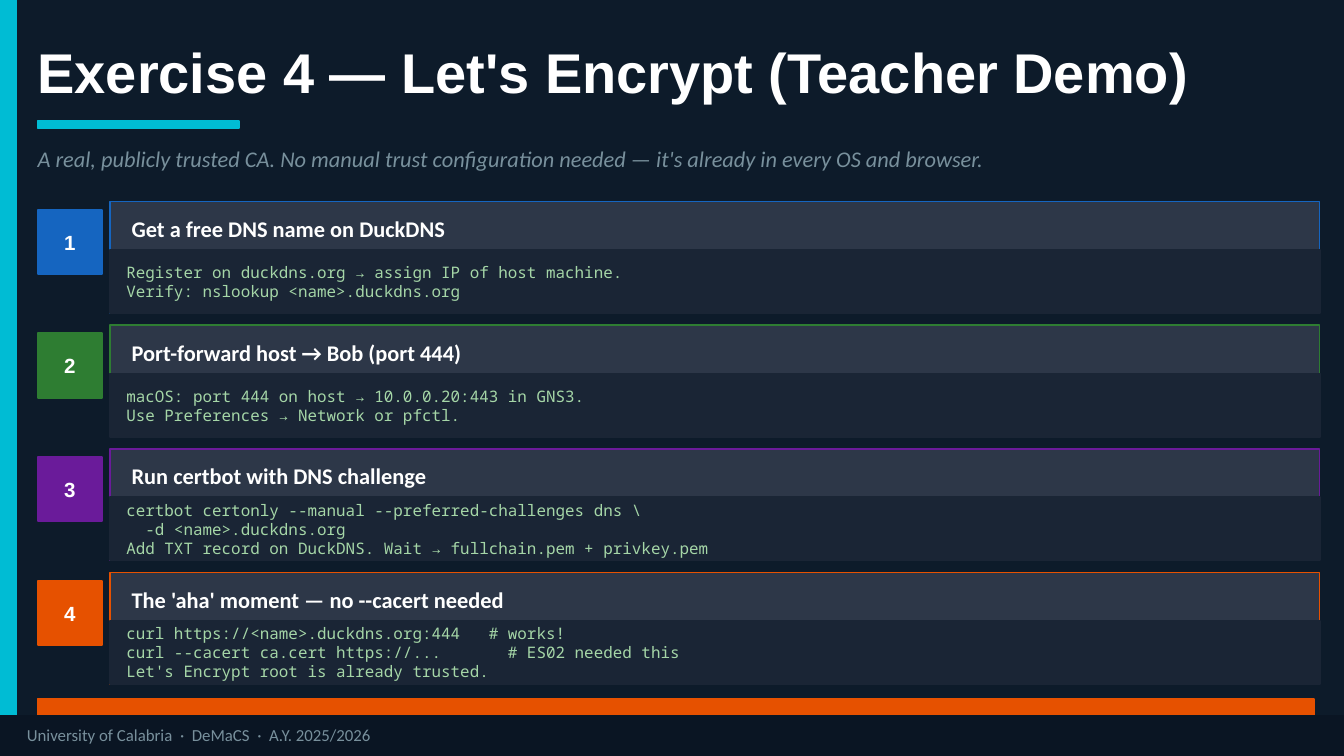
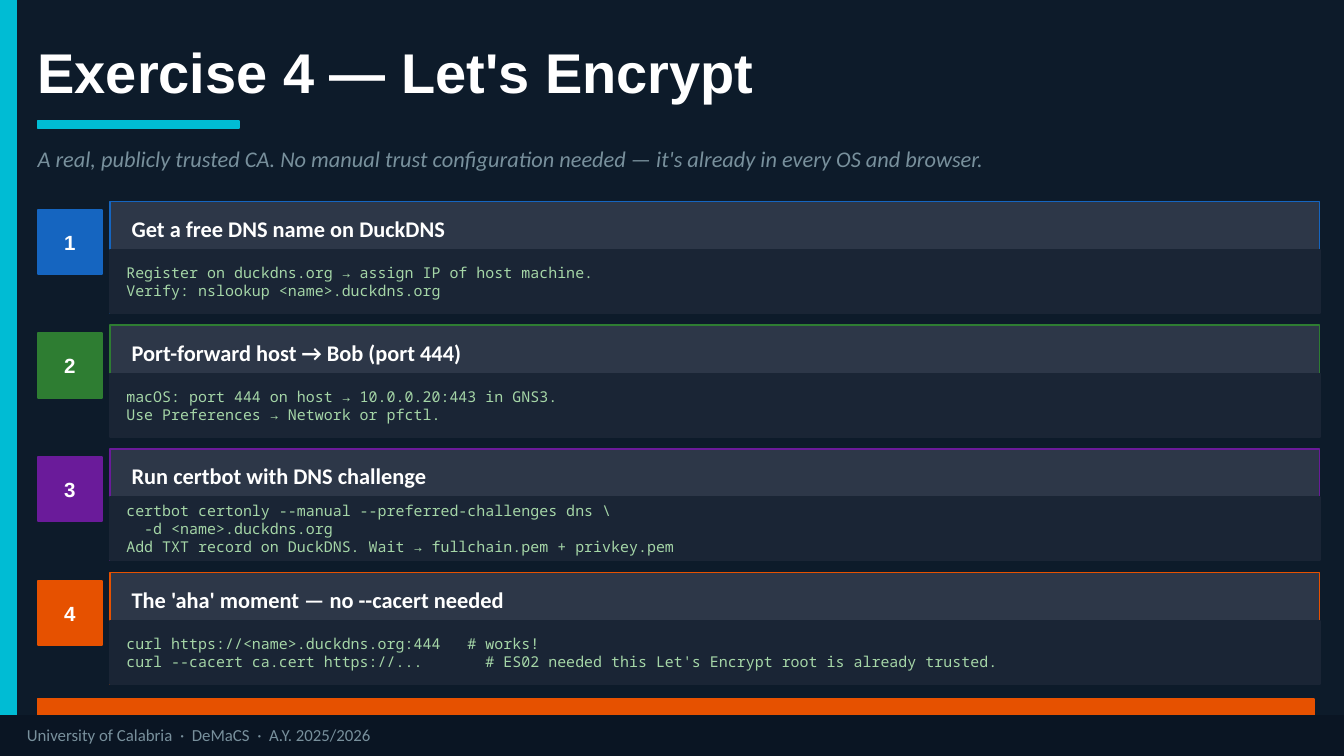
Before and after one commit to DeMaCS-UNICAL/NetworkSecurity, a slide deck: slide 11 of lab/Session_03_TLS/Lab_03_Slides_2026_v2.pptx. Drawn at 1344x756 pixels with LibreOffice and Linux fonts; fonts in the diff are those of the drawing. Boxes give left, top, right and bottom in pixels: in the first picture for what was removed or moved away, otherwise in the second. Text is boxed around its words. In the diff, an @@ line names an element or a change of style, - is before the commit and + after.

Commit message:
up

```diff
--- a/lab/Session_03_TLS/Lab_03_Slides_2026_v2.pptx
+++ b/lab/Session_03_TLS/Lab_03_Slides_2026_v2.pptx
@@ text at (38,52,753,103): text changed @@
-Exercise 4 — Let's Encrypt (Teacher Demo)
+Exercise 4 — Let's Encrypt
@@ size 8.5 to 8 pt in 3 elements at (126,504,674,556), (126,266,593,300), (126,390,557,424) @@
@@ text at (126,655,997,671): text changed; size 8.5 to 8 pt @@
-curl --cacert ca.cert https://... # ES02 needed this
-Let's Encrypt root is already trusted.
+curl --cacert ca.cert https://... # ES02 needed this Let's Encrypt root is already trusted.
@@ text at (126,637,440,653): size 8.5 to 8 pt in "curl https://<name>.duckdns.org:444 # works!" @@
@@ text "curl https://<name>.duckdns.org:444 # works!": place and size @@
-text "curl https://<name>.duckdns.org:444 # works!" at (126,627,679,681)
+text "curl https://<name>.duckdns.org:444 # works!" at (126,637,997,671)
```
Also in this commit, not shown: 12 other slides changed, 1 slide removed.
